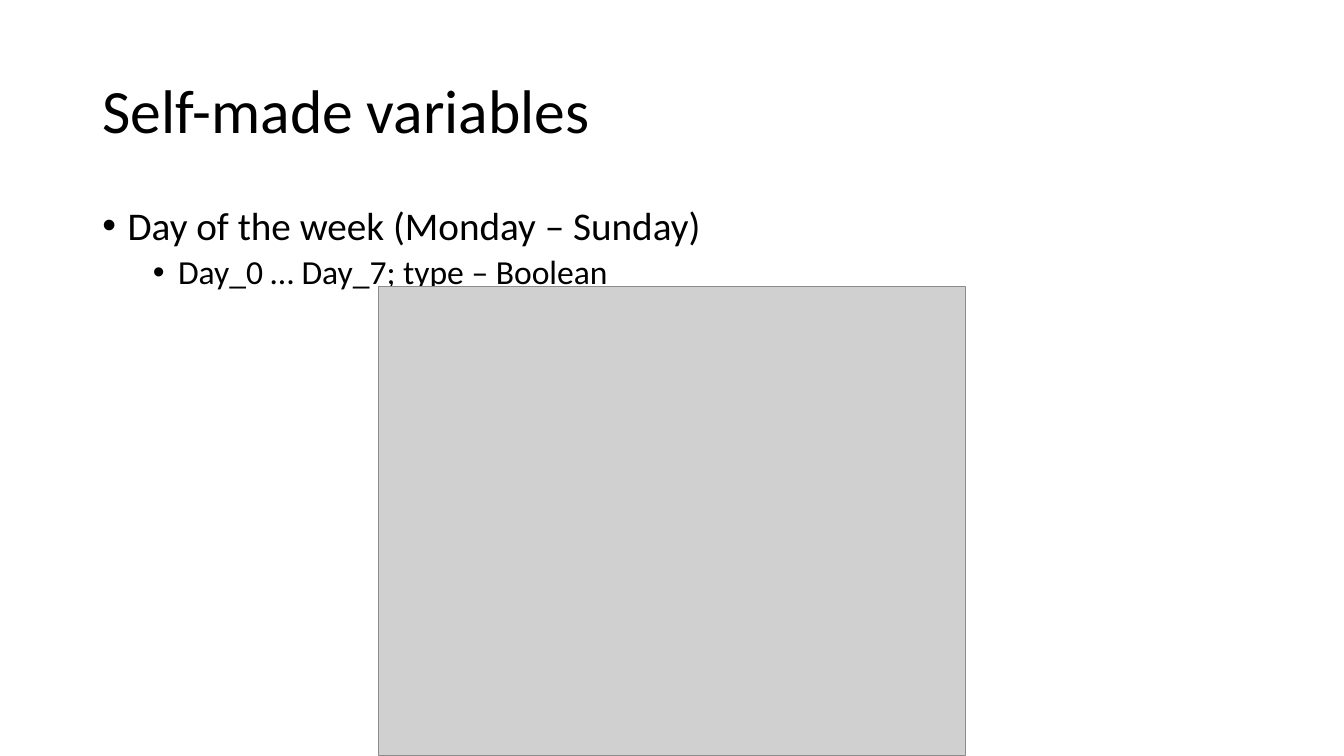
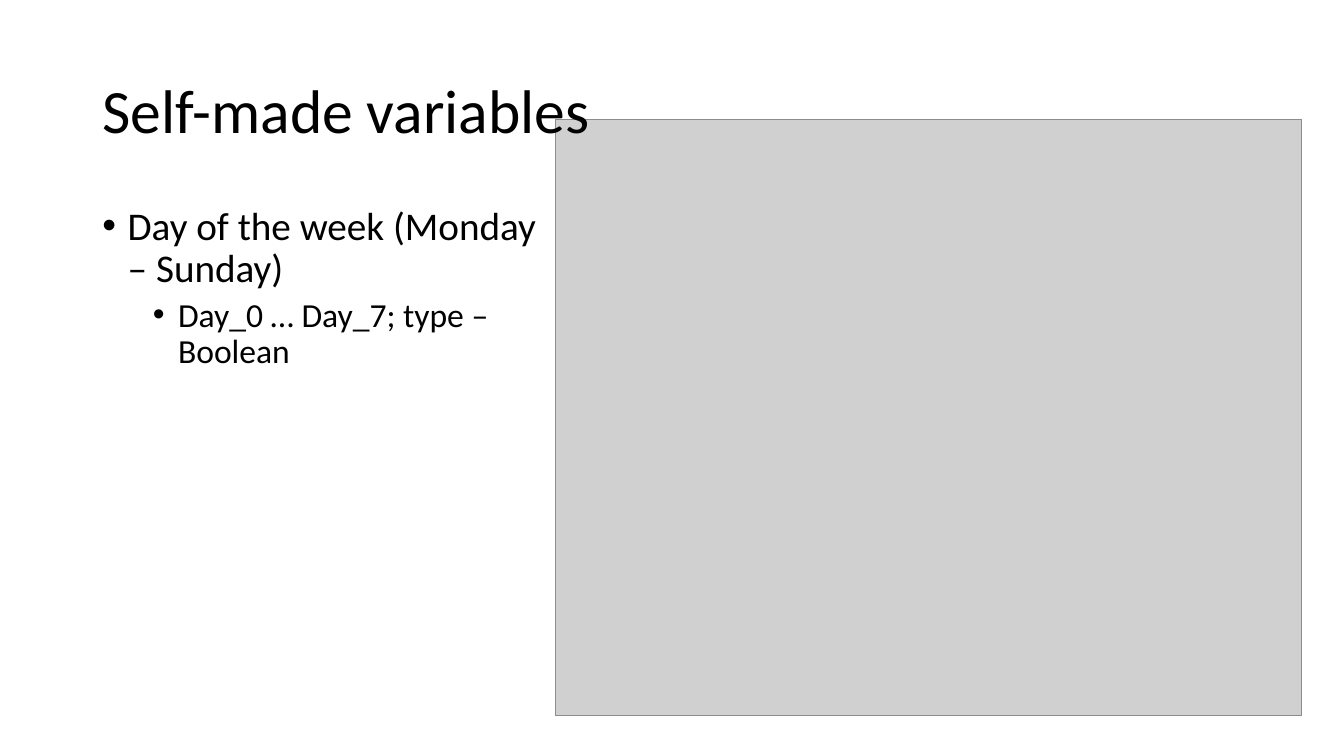
Before and after one commit to tobiassae/datasciencebakery-group-2, a slide deck: slide 2 of 4_Presentation/Bakery sales predictions.pptx. Drawn at 1344x756 pixels with LibreOffice and Linux fonts; fonts in the diff are those of the drawing; grey boxes stand for pictures. Boxes give left, top, right and bottom in pixels: in the first picture for what was removed or moved away, otherwise in the second. Text is boxed around its words. In the diff, an @@ line names an element or a change of style, - is before the commit and + after.

```diff
--- a/4_Presentation/Bakery sales predictions.pptx
+++ b/4_Presentation/Bakery sales predictions.pptx
@@ picture: place and size @@
-picture at [378, 287, 965, 756]
+picture at [556, 119, 1303, 716]
@@ text "Day of the week (Monday ..." rewrapped from [128, 211, 700, 293] to [128, 211, 536, 364] @@
```
Also in this commit, not shown: 6 other slides changed, 1 slide added.
